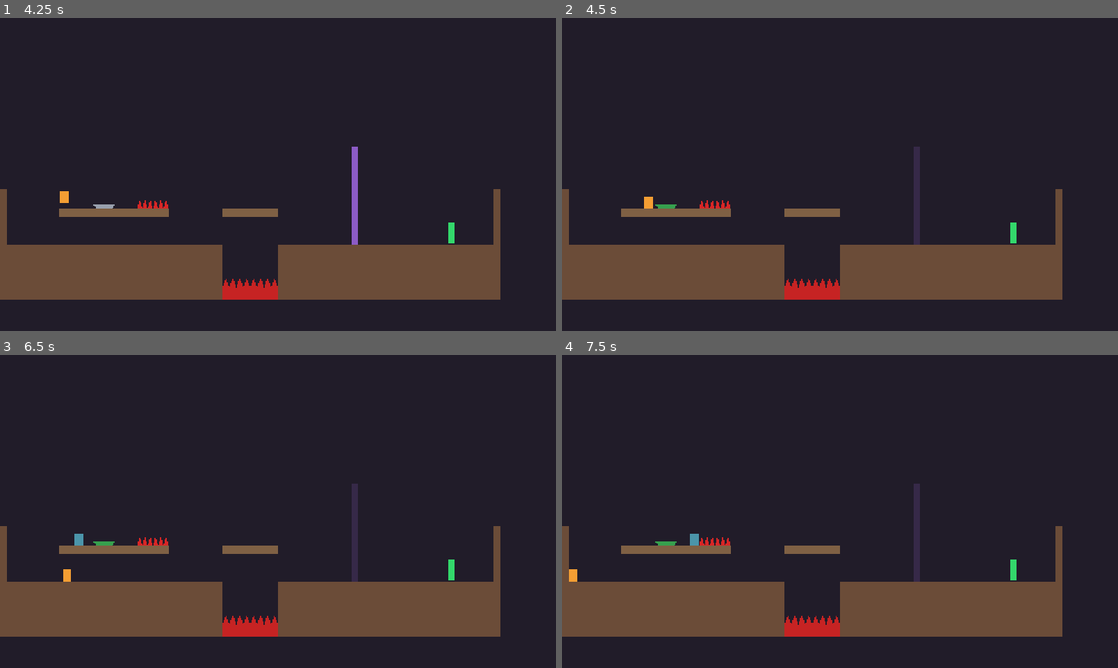
Above: before the commit, frames 1-4 (two rows, left to right).
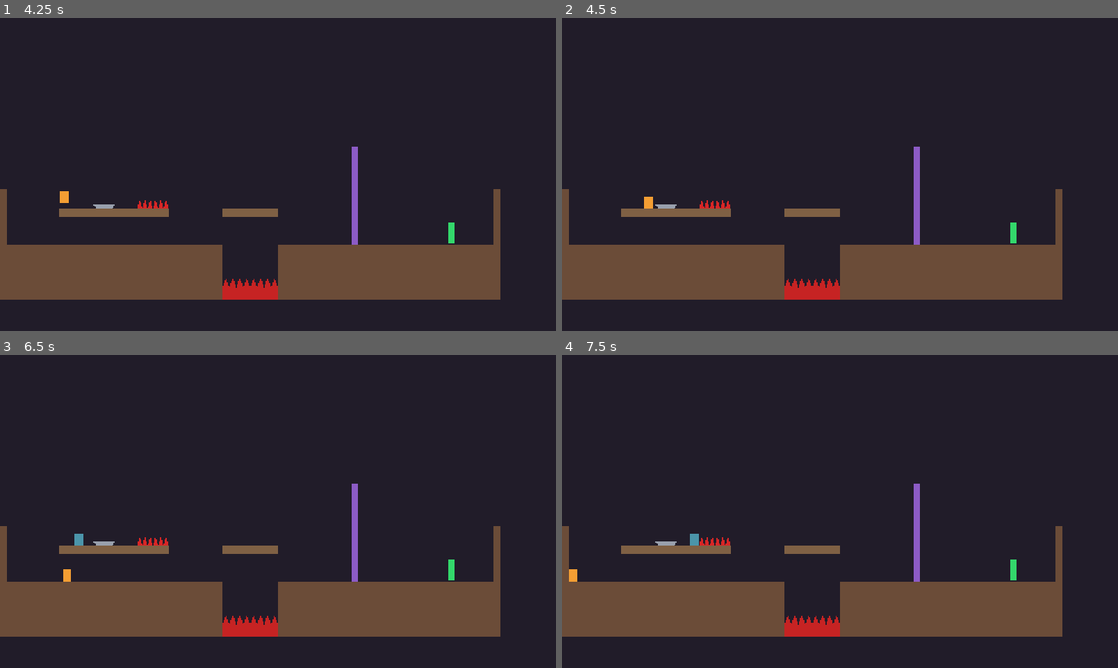
Above: after the commit, the same moments.

Repository: HACKCLUB-MAIN/HACKCLUB-MAIN-
Game: Godot game, scene res://scenes/main_menu.tscn
Two runs of this game, one before a commit and one after it. Both use one fixed random seed, a clock stepped at 60 frames per second and the inputs below.
Inputs (mouse positions are in pixels of both pictures, inside the frame that each line leads up to):
- Up to frame 1 (4.25 s): tap Enter at 0.5 s; move the mouse to (400, 158) at 0.52 s; hold Right (move_right) 0.53-2.03 s; click (400, 158) at 0.67 s; tap Space (jump) at 0.77, 1.52, 3.77 s; move the mouse to (166, 190) at 1.27 s; move the mouse to (333, 105) at 2.02 s; hold Left (move_left) 2.03-2.75 s; click "START GAME" at 2.75 s; move the mouse to (250, 237) at 3.52 s; hold Right (move_right) from 3.53 s (still down); click (250, 237) at 3.67 s
- Up to frame 2 (4.5 s): keep holding Right (move_right); move the mouse to (1006, 221) at 4.27 s
- Up to frame 3 (6.5 s): tap Space (jump) at 4.52, 5.27 s; move the mouse to (111, 464) at 5.02 s; release Right (move_right) at 5.03 s; hold Left (move_left) 5.03-5.78 s; move the mouse to (305, 511) at 5.77 s; hold Right (move_right) from 5.78 s (still down); click (305, 511) at 5.92 s
- Up to frame 4 (7.5 s): move the mouse to (756, 433) at 6.52 s; release Right (move_right) at 6.53 s; hold Left (move_left) from 6.53 s (still down); tap Space (jump) at 6.77 s; move the mouse to (962, 495) at 7.27 s

Frame 1 is identical in both runs. In frame 2, 0.4% of the frame differs, in the area x 16-65%, y 41-73%; in frame 3, 0.4%; in frame 4, 0.4%.

Commit message:
Pressure Plate Hitbox Updated

Diff:
--- a/scenes/pressure_plate.tscn
+++ b/scenes/pressure_plate.tscn
@@ -1,17 +1,17 @@
-[gd_scene load_steps=3 format=3]
+[gd_scene format=3 uid="uid://bag1u11abys2d"]
 
-[ext_resource type="Script" path="res://scripts/pressure_plate.gd" id="1_plate"]
+[ext_resource type="Script" uid="uid://bppvca0mrxobv" path="res://scripts/pressure_plate.gd" id="1_plate"]
 
 [sub_resource type="RectangleShape2D" id="RectangleShape2D_plate"]
-size = Vector2(208, 12)
+size = Vector2(48, 10)
 
-[node name="PressurePlate" type="Area2D"]
+[node name="PressurePlate" type="Area2D" unique_id=1789361292]
 script = ExtResource("1_plate")
 
-[node name="Collision" type="CollisionShape2D" parent="."]
-position = Vector2(0, 3)
+[node name="Collision" type="CollisionShape2D" parent="." unique_id=504711738]
+position = Vector2(0, 1)
 shape = SubResource("RectangleShape2D_plate")
 
-[node name="Visual" type="Polygon2D" parent="."]
+[node name="Visual" type="Polygon2D" parent="." unique_id=1928666515]
 color = Color(0.6, 0.63, 0.68, 1)
 polygon = PackedVector2Array(-24, -4, 24, -4, 18, 6, -18, 6)
